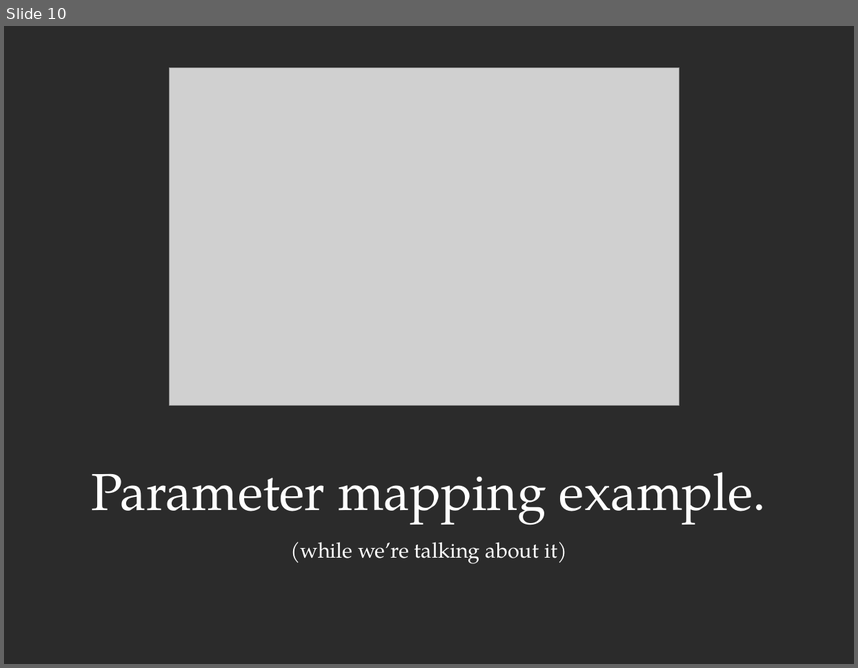
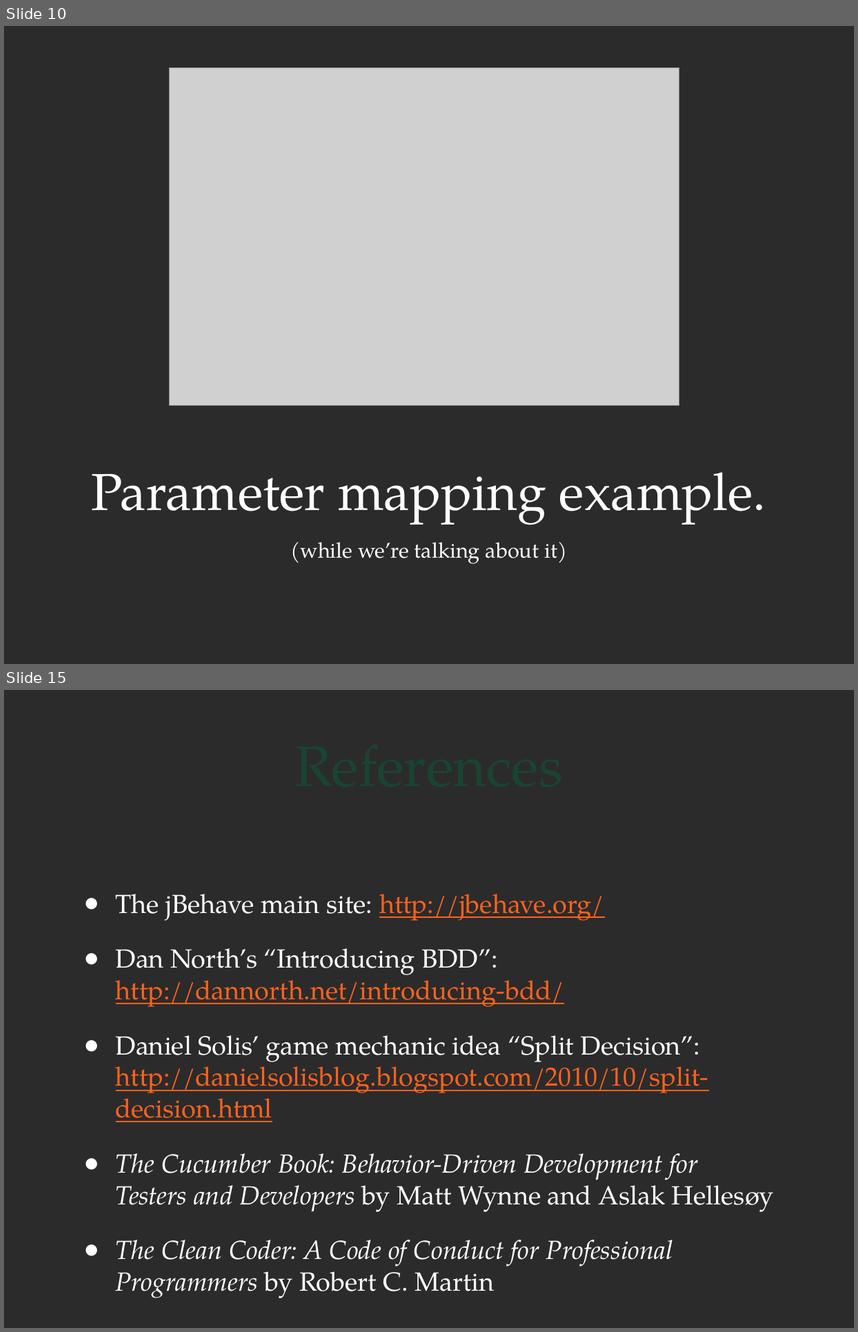
Before and after one commit to jbristow/bdd-presentation, a slide deck: presentation/bdd-presentation.pptx. Shown one above the other, each under a label of ours: slide 10 before the commit, slides 10 and 15 after it; the slides between them are not shown. The pictures are 858x668 and 858x1332 pixels, drawn with LibreOffice and Linux fonts; fonts in the diff are those of the drawing; grey boxes stand for pictures; background and template pictures are left out; a plain dark background stands for a picture behind light text. Boxes give left, top, right and bottom in pixels: in the first picture for what was removed or moved away, otherwise in the second. Text is boxed around its words. In the diff, an @@ line names an element or a change of style, - is before the commit and + after.

```diff
--- a/presentation/bdd-presentation.pptx
+++ b/presentation/bdd-presentation.pptx
@@ slide 15 added at box(4, 690, 854, 1328), background picture (left out) @@
@@ title added at box(75, 698, 783, 829), 48 pt, text #194431 @@
+References
@@ text added at box(116, 894, 773, 1266), 22.2 pt, text #FFFFFF @@
+● The jBehave main site: http://jbehave.org/
+● Dan North’s “Introducing BDD”: http://dannorth.net/introducing-bdd/
+● Daniel Solis’ game mechanic idea “Split Decision”: http://danielsolisblog.blogspot.com/2010/10/split-decision.html
+● The Cucumber Book: Behavior-Driven Development for Testers and Developers by Matt Wynne and Aslak Hellesøy
+● The Clean Coder: A Code of Conduct for Professional Programmers by Robert C. Martin
```
Also in this commit, not shown: 1 slide changed, 4 other slides added, 2 other files.
